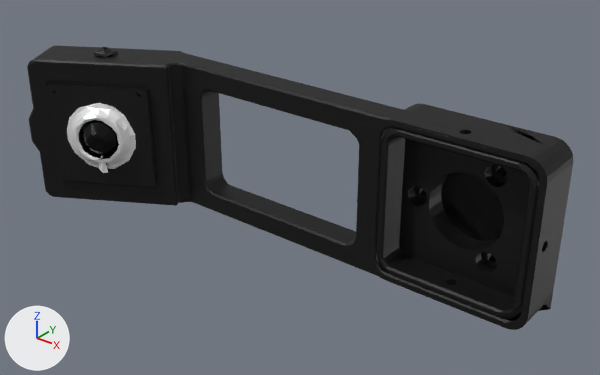
The glTF model manipulator/Airbot/airbot_play_description/meshes/link6.glb as it was, and as the next commit left it.
Rendered twice from a camera (50 mm lens) standing at (0.0803, -0.1703, 0.0929) and looking at (-0.0462, -0.0122, -0.0051). Every picture has the same lights, and +X, +Y and +Z are marked at lower left. The picture after the commit comes second. Where no turn or scale is listed for an object, it has been applied to the vertices.

The scene before the commit, as lines of its bpy script (objects in view):
```python
ob_link6 = bpy.data.objects.new('link6', me_link6)
ob_link6.location = (0.0, 0.0865, 0.0)
ob_link6_001 = bpy.data.objects.new('link6.001', me_link6_001)
ob_link6_001.location = (0.0, 0.0865, 0.0)
ob_link6_003 = bpy.data.objects.new('link6.003', me_link6_003)
ob_link6_003.location = (0.0, 0.0865, 0.0)
ob_link6_004 = bpy.data.objects.new('link6.004', me_link6_004)
ob_link6_004.location = (0.0, 0.0865, 0.0)
ob_link6_006 = bpy.data.objects.new('link6.006', me_link6_006)
ob_link6_006.location = (0.0, 0.0865, 0.0)
ob_link6_048 = bpy.data.objects.new('link6.048', me_link6_048)
ob_link6_048.location = (0.0, 0.0865, 0.0)
```
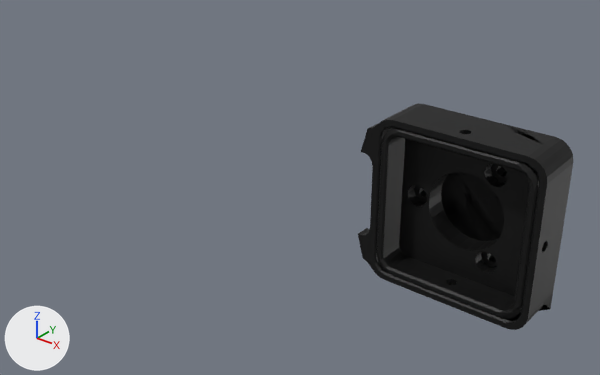
What differs and where, as boxes (x1, y1, x2, y2) in the pictures (600 x 375 px):
'link6', deleted (black)
    before: (27, 45, 562, 327)
'link6.001', deleted
    before: (46, 81, 159, 188)
    faces in mat_black_002 (black #1b1b1b): (46, 81, 159, 188)
    faces in mat_white (white #f7f7f7): (67, 103, 136, 169)
    faces in mat_camera (black #000000): (80, 120, 119, 157)
'link6.003', deleted
    before: (77, 49, 173, 59)
'link6.004', deleted
    before: (94, 47, 118, 58)
'link6.006', deleted
    before: (99, 156, 109, 173)

Diff of the bpy script that builds the scene:
```diff
--- a/manipulator/Airbot/airbot_play_description/meshes/link6.glb.py
+++ b/manipulator/Airbot/airbot_play_description/meshes/link6.glb.py
@@ ob_link6 @@
-ob_link6 = bpy.data.objects.new('link6', me_link6)
-ob_link6.location = (0.0, 0.0865, 0.0)
@@ ob_link6_001 @@
-ob_link6_001 = bpy.data.objects.new('link6.001', me_link6_001)
-ob_link6_001.location = (0.0, 0.0865, 0.0)
@@ ob_link6_003 @@
-ob_link6_003 = bpy.data.objects.new('link6.003', me_link6_003)
-ob_link6_003.location = (0.0, 0.0865, 0.0)
@@ ob_link6_004 @@
-ob_link6_004 = bpy.data.objects.new('link6.004', me_link6_004)
-ob_link6_004.location = (0.0, 0.0865, 0.0)
@@ ob_link6_006 @@
-ob_link6_006 = bpy.data.objects.new('link6.006', me_link6_006)
-ob_link6_006.location = (0.0, 0.0865, 0.0)
```
